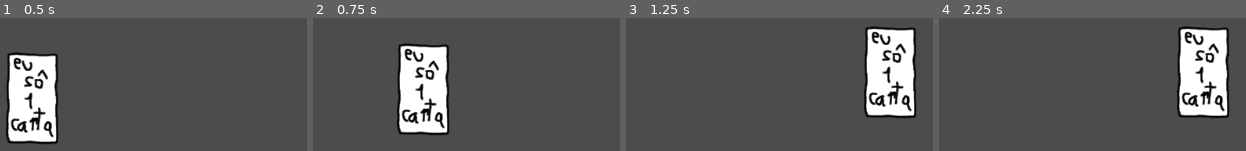
Above: before the commit, frames 1-4 (left to right).
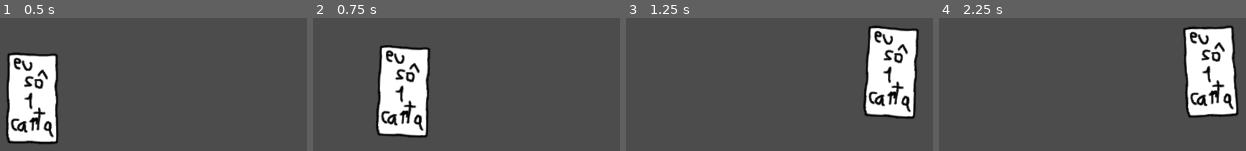
Above: after the commit, the same moments.

Repository: brocoli/ld43
Game: Godot game, scene res://scene/Main.tscn
Same seed, same stepped clock (60 frames per second), same inputs: the game is played once before the commit and once after it.
Inputs (mouse positions are in pixels of both pictures, inside the frame that each line leads up to):
- Up to frame 1 (0.5 s): no input
- Up to frame 2 (0.75 s): tap Enter at 0.5 s; drag from (346, 97) to (577, 72) at 0.52 s
- Up to frame 3 (1.25 s): no input
- Up to frame 4 (2.25 s): drag from (outside the picture) to (outside the picture) at 1.27 s; move the mouse to (1203, 72) at 2.02 s; click (1203, 72) at 2.17 s

Frame 1 is identical in both runs. In frame 2, 12% of the frame differs, in the area x 20-45%, y 18-91%; in frame 3, 4.0%; in frame 4, 7.8%.
Error before the commit: Invalid call. Nonexistent function 'queue_free' in base 'Nil'. (res://scene/Card.gd:35)

Commit message:
Simplify joint creation and make it possible for the card to spin

Diff:
--- a/scene/Card.gd
+++ b/scene/Card.gd
@@ -4,36 +4,25 @@
 export (PackedScene) var TouchDragPhysics
 
 var draggableBody = null
-var dragJoint = null
-
-func _ready():
-	# Called when the node is added to the scene for the first time.
-	# Initialization here
-	pass
 
 func _unhandled_input(event):
-	if event is InputEventMouseButton and not event.pressed:
+	if event is InputEventMouseButton and not event.pressed and draggableBody != null:
 		drop()
 	if (draggableBody != null) and event is InputEventMouseMotion:
 		draggableBody.position += event.relative
 
 func _input_event(viewport, event, shape_idx):
-	if event is InputEventMouseButton and event.pressed:
+	if event is InputEventMouseButton and event.pressed and draggableBody == null:
 		lift()
 
 func lift():
 	draggableBody = TouchDragPhysics.instance()
-	draggableBody.position = self.position
+	draggableBody.position = get_viewport().get_mouse_position()
 	get_parent().add_child(draggableBody)
 
-	dragJoint = PinJoint2D.new()
-	dragJoint.set_node_a(draggableBody.get_path())
-	dragJoint.set_node_b(get_path())
-	get_parent().add_child(dragJoint)
+	var joint = draggableBody.get_node("PinJoint2D")
+	joint.set_node_b(get_path())
 
 func drop():
-	dragJoint.queue_free()
-	dragJoint = null
-
 	get_parent().remove_child(draggableBody)
 	draggableBody = null
--- a/scene/Card.tscn
+++ b/scene/Card.tscn
@@ -14,7 +14,7 @@
 input_pickable = true
 collision_layer = 1
 collision_mask = 1
-mode = 2
+mode = 0
 mass = 1.0
 friction = 1.0
 bounce = 0.0
--- a/scene/TouchDragPhysics.tscn
+++ b/scene/TouchDragPhysics.tscn
@@ -5,7 +5,7 @@
 custom_solver_bias = 0.0
 radius = 10.0
 
-[node name="TouchDragPhysics" type="KinematicBody2D" index="0"]
+[node name="TouchDragPhysics" type="KinematicBody2D"]
 
 input_pickable = false
 collision_layer = 1
@@ -17,7 +17,15 @@
 
 shape = SubResource( 1 )
 
-[node name="ColorRect" type="ColorRect" parent="." index="1"]
+[node name="PinJoint2D" type="PinJoint2D" parent="." index="1"]
+
+node_a = NodePath("..")
+node_b = NodePath("")
+bias = 0.0
+disable_collision = true
+softness = 0.0
+
+[node name="ColorRect" type="ColorRect" parent="." index="2"]
 
 visible = false
 anchor_left = 0.0
